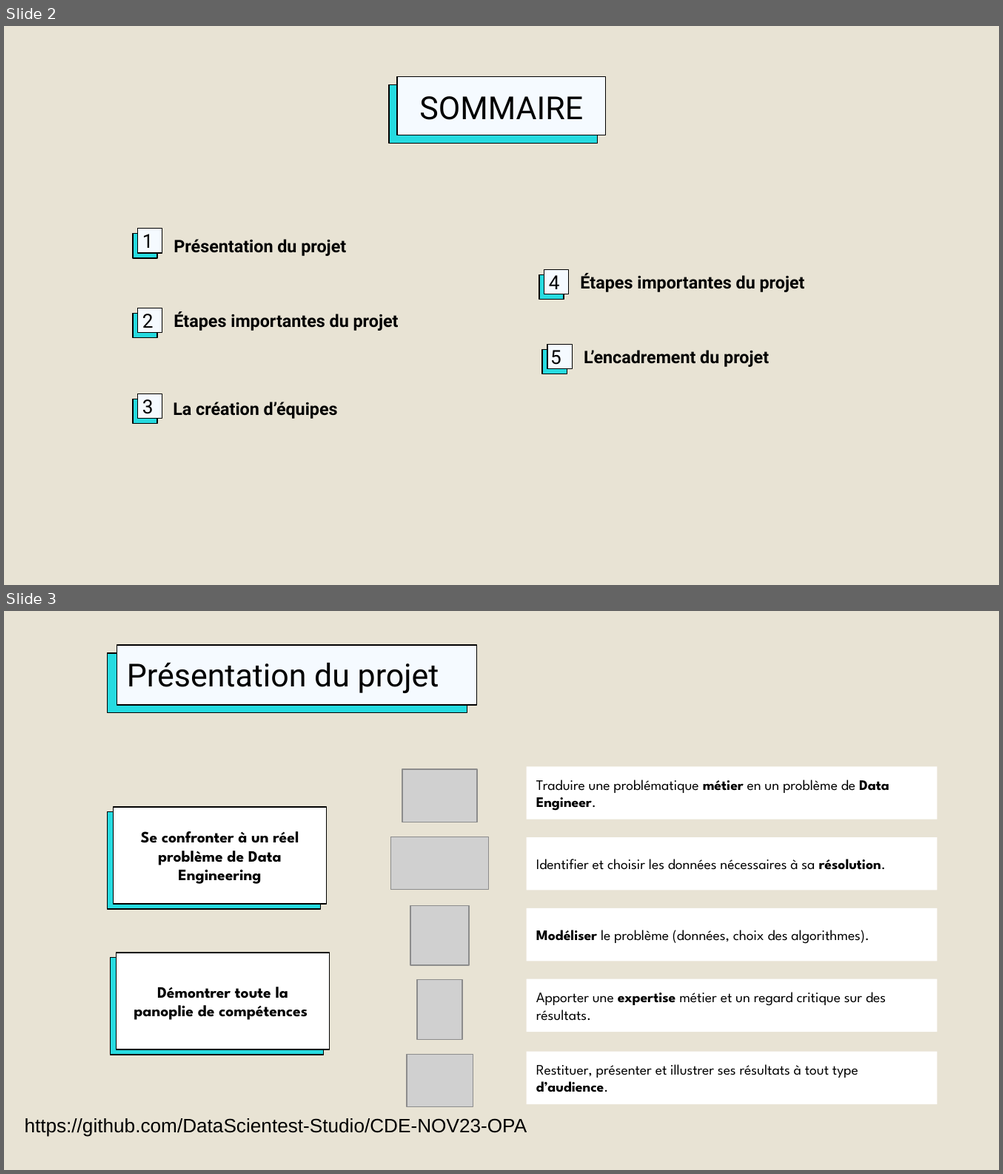
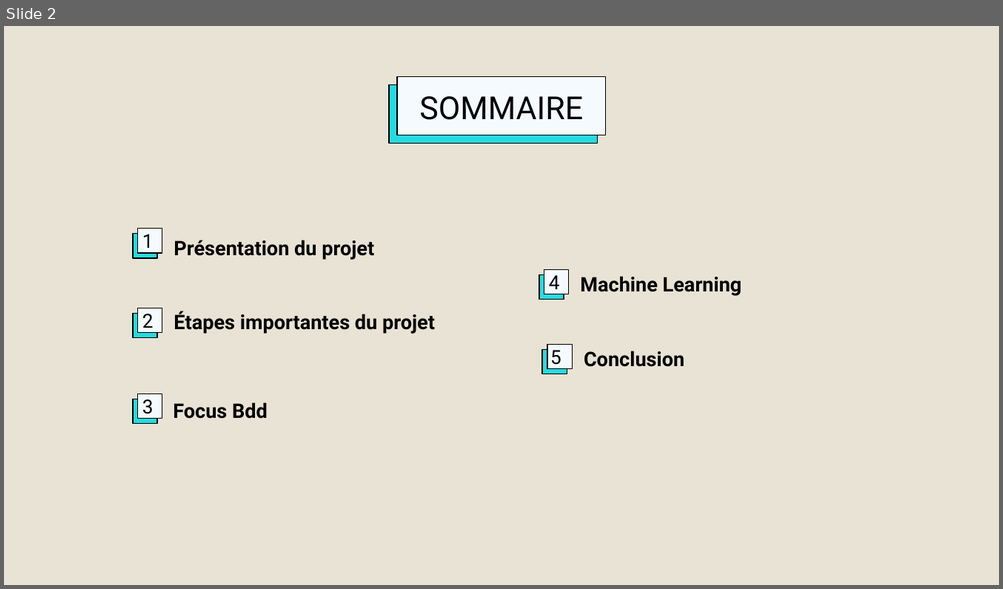
Before and after one commit to DataScientest-Studio/CDE-NOV23-OPA, a slide deck: docs/Projet OPA - CryptoBot avec Binance.odp. Shown one above the other, each under a label of ours: slides 2 and 3 before the commit, slide 2 after it. The pictures are 1003x1174 and 1003x589 pixels, drawn with LibreOffice and Linux fonts; fonts in the diff are those of the drawing; grey boxes stand for pictures; background and template pictures are left out. Boxes give left, top, right and bottom in pixels: in the first picture for what was removed or moved away, otherwise in the second. Text is boxed around its words. In the diff, an @@ line names an element or a change of style, - is before the commit and + after.

```diff
--- a/docs/Projet OPA - CryptoBot avec Binance.odp
+++ b/docs/Projet OPA - CryptoBot avec Binance.odp
@@ slide 3 removed at [4, 611, 999, 1170], background #E8E3D4 @@
@@ rectangle removed at [108, 652, 467, 712] @@
@@ title removed at [116, 645, 476, 704] @@
-Présentation du projet
@@ picture removed at [402, 769, 476, 822] @@
@@ rectangle removed at [526, 766, 937, 819] @@
-Traduire une problématique métier en un problème de Data Engineer.
@@ rectangle removed at [114, 807, 327, 904] @@
-Se confronter à un réel problème de Data Engineering
@@ rectangle removed at [108, 812, 321, 909] @@
@@ picture removed at [391, 837, 489, 889] @@
@@ rectangle removed at [526, 837, 937, 891] @@
-Identifier et choisir les données nécessaires à sa résolution.
@@ picture removed at [411, 906, 469, 965] @@
@@ rectangle removed at [526, 908, 937, 961] @@
-Modéliser le problème (données, choix des algorithmes).
@@ rectangle removed at [111, 958, 324, 1056] @@
@@ rectangle removed at [116, 953, 330, 1051] @@
-Démontrer toute la panoplie de compétences
@@ picture removed at [417, 980, 461, 1039] @@
@@ rectangle removed at [526, 979, 937, 1032] @@
-Apporter une expertise métier et un regard critique sur des résultats.
@@ picture removed at [407, 1054, 473, 1108] @@
@@ rectangle removed at [526, 1051, 937, 1105] @@
-Restituer, présenter et illustrer ses résultats à tout type d’audience.
@@ text removed at [25, 1119, 527, 1137] @@
-https://github.com/DataScientest-Studio/CDE-NOV23-OPA
@@ slide 2 changed as well @@
@@ text "Présentation du projet" at [173, 240, 374, 260]: size 12.5 to 14.5 pt @@
@@ text at [580, 276, 742, 296]: text changed; size 12.5 to 14.5 pt @@
-Étapes importantes du projet
+Machine Learning
@@ text "Étapes importantes du projet" at [173, 312, 435, 334]: size 12.5 to 14.5 pt @@
@@ text at [583, 351, 684, 367]: text changed; size 12.5 to 14.5 pt @@
-L’encadrement du projet
+Conclusion
@@ text at [173, 403, 267, 419]: text changed; size 12.5 to 14.5 pt @@
-La création d’équipes
+Focus Bdd
```
Also in this commit, not shown: 9 other slides changed, 10 slides added, 4 other slides removed, 4 other files.
